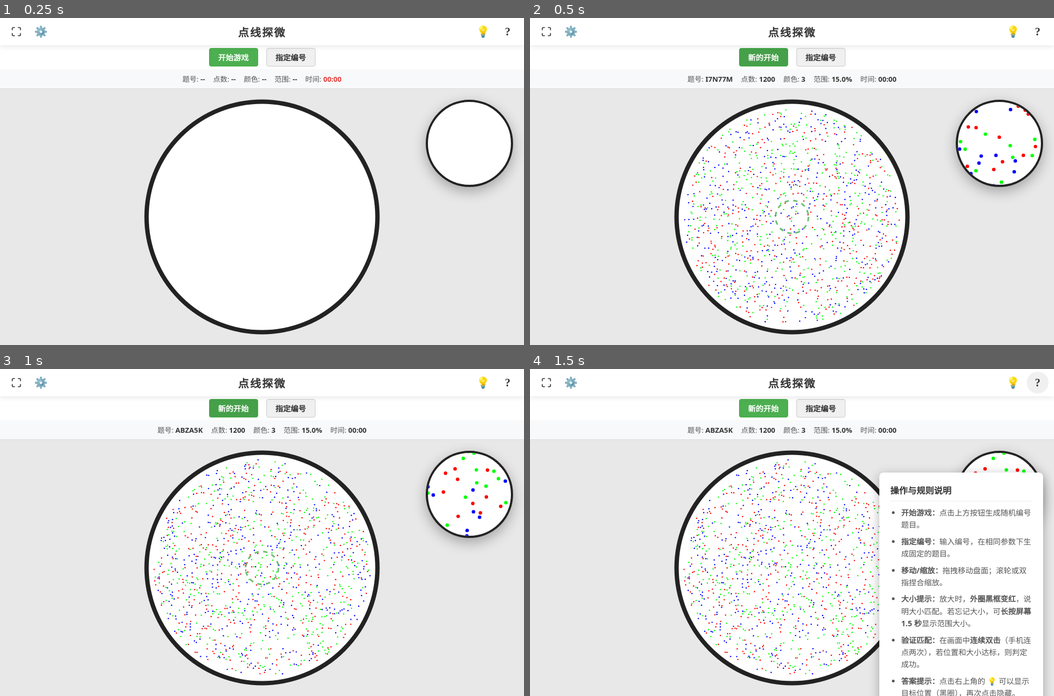
Above: before the commit, frames 1-4 (two rows, left to right).
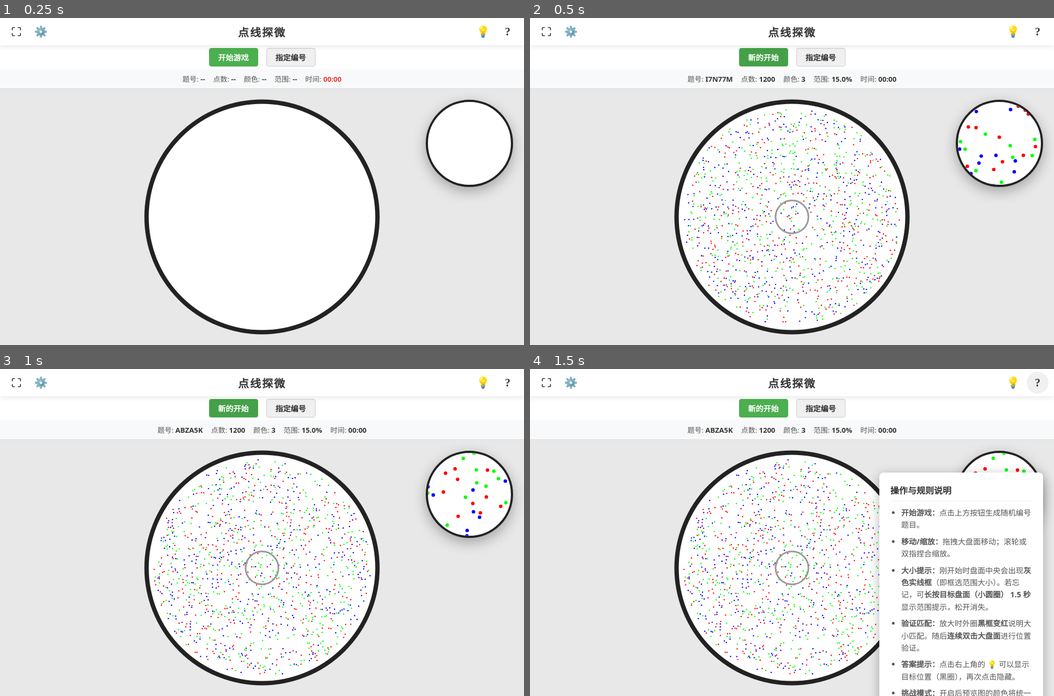
Above: after the commit, the same moments.

Repository: Steven-Xie-X/SXGames
Game: browser game, page DLSpot.html
The game is run twice, just before and just after one commit, with the same random seed, the same clock (stepped at 60 frames per second) and the same inputs.
Inputs (mouse positions are in pixels of both pictures, inside the frame that each line leads up to):
- Up to frame 1 (0.25 s): no input
- Up to frame 2 (0.5 s): click "开始游戏" at 0.27 s
- Up to frame 3 (1 s): click "新的开始" at 0.52 s
- Up to frame 4 (1.5 s): click (792, 594) at 1.07 s; click "?" at 1.27 s

Frame 1 is identical in both runs. In frame 2, 0.1% of the frame differs, in the area x 46-54%, y 55-67%; in frame 3, 0.1%; in frame 4, 4.2%, in the area x 46-96%, y 51-100%.

Commit message:
DLSpot1-3

Diff:
--- a/DLSpot.html
+++ b/DLSpot.html
@@ -152,6 +152,7 @@
             overflow: hidden;
             border: 3px solid #333;
             position: relative;
+            pointer-events: auto; /* 允许接收长按事件 */
         }
 
         /* 预览区 - 竖屏时固定在底部 */
@@ -163,13 +164,13 @@
             align-items: center;
             flex-shrink: 0;
             z-index: 5;
-            pointer-events: none;
+            pointer-events: none; /* 容器不接收事件，仅内部target-panel接收 */
         }
 
         /* 横屏/桌面适配 */
         @media (min-width: 768px), (orientation: landscape) {
             #game-container {
-                display: block; /* 恢复绝对定位 */
+                display: block;
             }
             #main-area {
                 position: absolute;
@@ -425,10 +426,9 @@
             <h3>操作与规则说明</h3>
             <ul>
                 <li><strong>开始游戏：</strong>点击上方按钮生成随机编号题目。</li>
-                <li><strong>指定编号：</strong>输入编号，在相同参数下生成固定的题目。</li>
-                <li><strong>移动/缩放：</strong>拖拽移动盘面；滚轮或双指捏合缩放。</li>
-                <li><strong>大小提示：</strong>放大时，<strong>外圈黑框变红</strong>，说明大小匹配。若忘记大小，可<strong>长按屏幕 1.5 秒</strong>显示范围大小。</li>
-                <li><strong>验证匹配：</strong>在画面中<strong>连续双击</strong>（手机连点两次），若位置和大小达标，则判定成功。</li>
+                <li><strong>移动/缩放：</strong>拖拽大盘面移动；滚轮或双指捏合缩放。</li>
+                <li><strong>大小提示：</strong>刚开始时盘面中央会出现<strong>灰色实线框</strong>（即框选范围大小）。若忘记，可<strong>长按目标盘面（小圆圈） 1.5 秒</strong>显示范围提示，松开消失。</li>
+                <li><strong>验证匹配：</strong>放大时外圈<strong>黑框变红</strong>说明大小匹配。随后<strong>连续双击大盘面</strong>进行位置验证。</li>
                 <li><strong>答案提示：</strong>点击右上角的 💡 可以显示目标位置（黑圈），再次点击隐藏。</li>
                 <li><strong>挑战模式：</strong>开启后预览图的颜色将统一变为黑色。</li>
             </ul>
@@ -488,7 +488,7 @@
             lastTap: 0,
             showHint: false,
 
-            // 长按提示控制
+            // 长按提示控制 (现在专门用于目标盘面)
             showAreaHint: false,
             longPressTimer: null,
             longPressTriggered: false,
@@ -798,7 +798,6 @@
             const pHeight = previewCanvas.height / dpr;
 
             pCtx.clearRect(0, 0, pWidth, pHeight);
-            // 未开始游戏则只清空画布，显示底层白底
             if (!state.isPlaying) return;
 
             pCtx.save();
@@ -882,14 +881,13 @@
                     ctx.stroke();
                 }
 
+                // 中央范围提示（灰色实线）
                 if (state.showAreaHint && !state.gameWon) {
                     ctx.beginPath();
                     ctx.arc(state.view.x, state.view.y, state.targetRadius, 0, Math.PI * 2);
                     ctx.lineWidth = 3 / state.view.zoom;
-                    ctx.strokeStyle = 'rgba(76, 175, 80, 0.8)';
-                    ctx.setLineDash([8 / state.view.zoom, 8 / state.view.zoom]);
-                    ctx.stroke();
-                    ctx.setLineDash([]);
+                    ctx.strokeStyle = '#999999'; // 灰色
+                    ctx.stroke(); // 去掉虚线
                 }
 
                 ctx.restore();
@@ -951,8 +949,7 @@
             };
         }
 
-        // --- 交互事件 ---
-
+        // --- 长按逻辑 (转移到目标盘面) ---
         function startPressTimer() {
             if (!state.isPlaying || state.gameWon) return;
             state.longPressTriggered = false;
@@ -963,6 +960,7 @@
                 state.longPressTriggered = true;
 
                 const currentViewWorldRadius = state.screenRadius / state.view.zoom;
+                // 如果放得太大，绿圈超出了屏幕范围
                 if (currentViewWorldRadius < state.targetRadius) {
                     showToast('放大过度，请缩小盘面', false, 1500);
                 } else {
@@ -983,8 +981,25 @@
             }
         }
 
+        // 绑定长按事件到小盘面
+        targetPanel.addEventListener('mousedown', (e) => {
+            e.preventDefault();
+            startPressTimer();
+        });
+        targetPanel.addEventListener('mouseup', cancelPressTimer);
+        targetPanel.addEventListener('mouseleave', cancelPressTimer);
+
+        targetPanel.addEventListener('touchstart', (e) => {
+            e.preventDefault();
+            startPressTimer();
+        }, { passive: false });
+        targetPanel.addEventListener('touchend', cancelPressTimer);
+        targetPanel.addEventListener('touchcancel', cancelPressTimer);
+
+
+        // --- 大盘面交互事件 (不再包含长按) ---
+
         mainArea.addEventListener('mousedown', (e) => {
-            startPressTimer();
             if (!state.isPlaying) return;
             state.isDragging = true;
             state.lastMousePos = { x: e.clientX, y: e.clientY };
@@ -996,10 +1011,6 @@
             const dx = e.clientX - state.lastMousePos.x;
             const dy = e.clientY - state.lastMousePos.y;
 
-            if (Math.abs(dx) > 3 || Math.abs(dy) > 3) {
-                cancelPressTimer();
-            }
-
             state.view.x -= dx / state.view.zoom;
             state.view.y -= dy / state.view.zoom;
 
@@ -1011,7 +1022,6 @@
 
         window.addEventListener('mouseup', () => {
             state.isDragging = false;
-            cancelPressTimer();
         });
 
         mainArea.addEventListener('wheel', (e) => {
@@ -1053,7 +1063,6 @@
         let lastTouchPos = { x: 0, y: 0 };
 
         mainArea.addEventListener('touchstart', (e) => {
-            startPressTimer();
             if (!state.isPlaying) return;
 
             if (e.touches.length === 1) {
@@ -1061,7 +1070,6 @@
                 lastTouchPos = { x: e.touches[0].clientX, y: e.touches[0].clientY };
             } else if (e.touches.length === 2) {
                 state.isDragging = false;
-                cancelPressTimer();
                 touchStartDist = Math.hypot(
                     e.touches[0].clientX - e.touches[1].clientX,
                     e.touches[0].clientY - e.touches[1].clientY
@@ -1076,8 +1084,6 @@
             if (e.touches.length === 1 && state.isDragging) {
                 const dx = e.touches[0].clientX - lastTouchPos.x;
                 const dy = e.touches[0].clientY - lastTouchPos.y;
-
-                if (Math.abs(dx) > 3 || Math.abs(dy) > 3) cancelPressTimer();
 
                 state.view.x -= dx / state.view.zoom;
                 state.view.y -= dy / state.view.zoom;
@@ -1108,11 +1114,10 @@
 
         mainArea.addEventListener('touchend', (e) => {
             state.isDragging = false;
-            cancelPressTimer();
 
             if (!state.isPlaying) return;
-            if (state.longPressTriggered) return;
-
+
+            // 大盘面只判定双击
             const currentTime = new Date().getTime();
             const tapLength = currentTime - state.lastTap;
             if (tapLength < 300 && tapLength > 0) {
